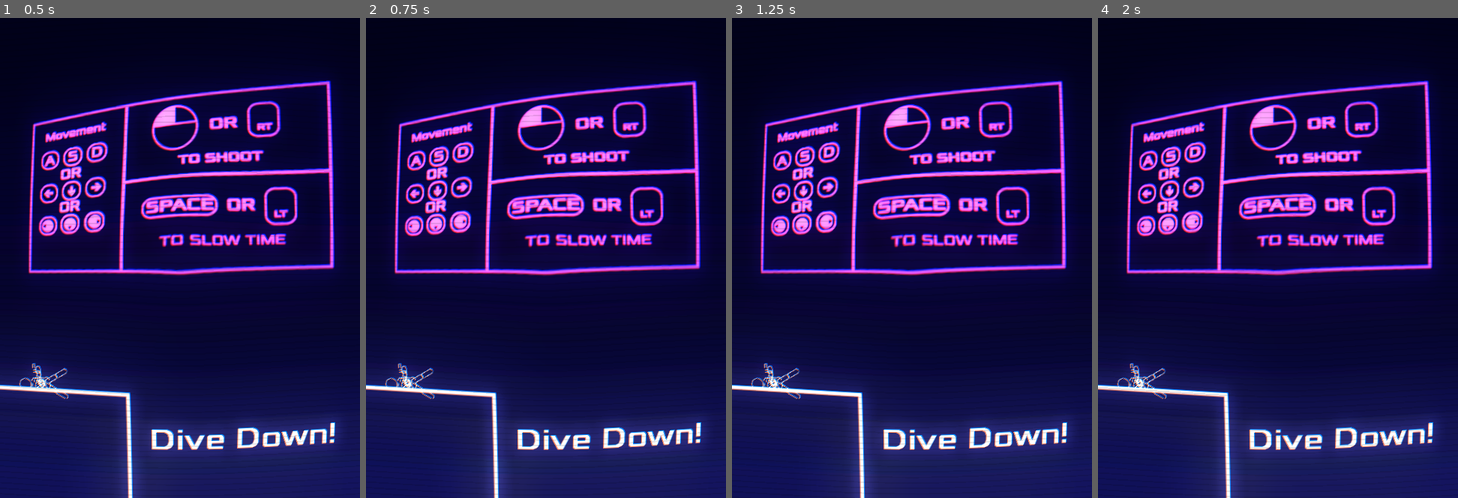
Above: before the commit, frames 1-4 (left to right).
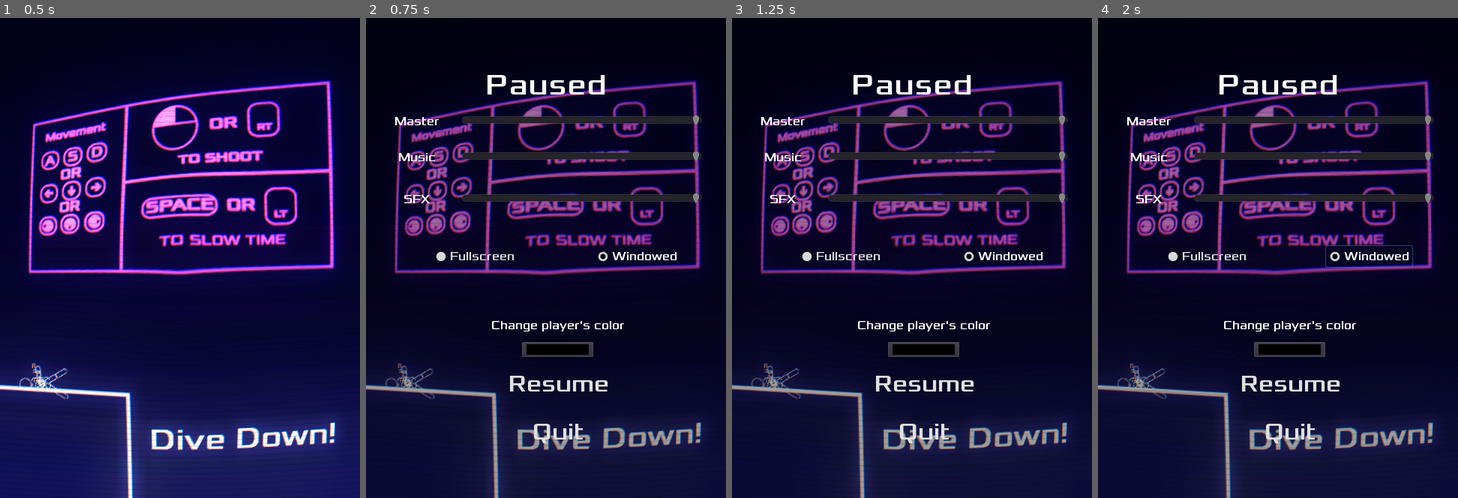
Above: after the commit, the same moments.

Repository: juliawang2014/diveshot
Game: Godot game, scene res://data/Stages/Ledge.tscn
Same seed, same stepped clock (60 frames per second), same inputs: the game is played once before the commit and once after it. The engine's default icon, where the game draws it, is replaced by a stand-in: a white triangle on a blue panel in a dark square. Sound files missing from this copy of the repository are replaced by a short silence.
Inputs (mouse positions are in pixels of both pictures, inside the frame that each line leads up to):
- Up to frame 1 (0.5 s): no input
- Up to frame 2 (0.75 s): tap Enter (pause) at 0.5 s; move the mouse to (625, 234) at 0.52 s; hold D (right) from 0.53 s (still down); hold S (dive) from 0.53 s (still down)
- Up to frame 3 (1.25 s): keep holding D (right); keep holding S (dive)
- Up to frame 4 (2 s): release D (right) at 1.25 s; release S (dive) at 1.25 s; click (1368, 258) at 1.25 s, where only the run after the commit has a clickable "Windowed"

Frame 1 is identical in both runs. In frame 2, 46% of the frame differs, in the area x 0-100%, y 11-100%; in frame 3, 46%; in frame 4, 46%.

Commit message:
Update Game.gd

Diff:
--- a/data/Stages/Game.gd
+++ b/data/Stages/Game.gd
@@ -20,7 +20,7 @@
 func _input(event):
 	if event.is_action_pressed("pause"):
 		Globals.pause()
-#		Pause.show_self()
+		Pause.show_self()
 	if !$Player.alive or game_won:
 		if event is InputEventKey and event.pressed:
 			get_tree().reload_current_scene()
